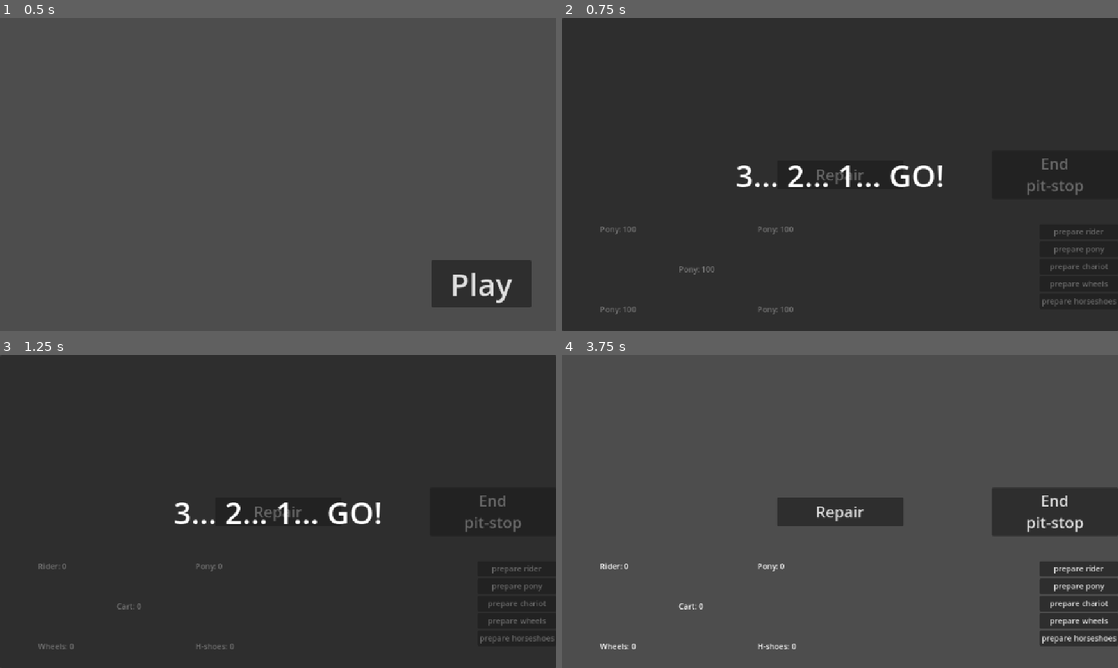
Above: before the commit, frames 1-4 (two rows, left to right).
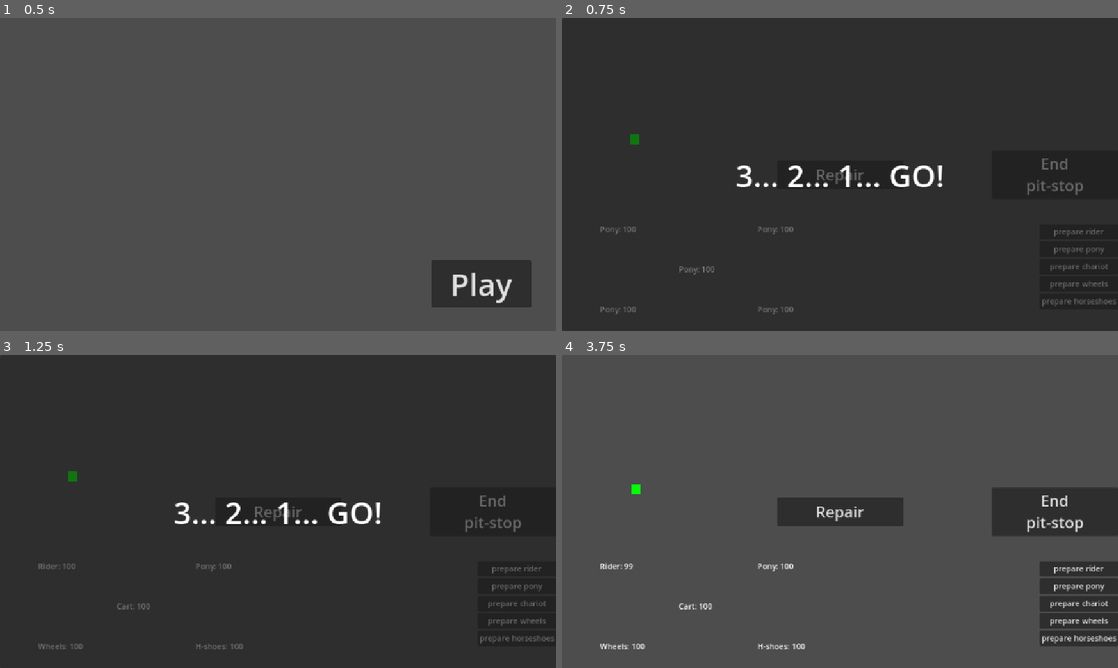
Above: after the commit, the same moments.

Repository: gams-n-such/GMTK2025
Game: Godot game, scene res://MainMenu/main_menu.tscn
The game is run twice, just before and just after one commit, with the same random seed, the same clock (stepped at 60 frames per second) and the same inputs.
Inputs:
- Up to frame 1 (0.5 s): no input
- Up to frame 2 (0.75 s): click "Play" at 0.5 s
- Up to frame 3 (1.25 s): no input
- Up to frame 4 (3.75 s): click "Repair" at 1.25 s; click "End pit-stop" at 2 s; click "prepare rider" at 2.75 s; click "prepare pony" at 3.5 s

Frame 1 is identical in both runs. In frame 2, less than 0.1% of the frame differs, in the area x 12-14%, y 37-41%; in frame 3, 0.2%; in frame 4, 0.2%, in the area x 11-44%, y 41-94%.
Error before the commit: Parse Error: Cannot return value of type "Array" because the function return type is "Dictionary[enum.gd.RACER_PART, RacerPart]". (res://Gameplay/Race/racer.gd…

Commit message:
more fixes

Diff:
--- a/Gameplay/Pit/gameplay_ui.gd
+++ b/Gameplay/Pit/gameplay_ui.gd
@@ -16,6 +16,11 @@
 
 func on_game_ended(completed: bool, part: Enum.RACER_PART) -> void:
 	%VBoxContainer.set_visible(true)
+
+	if completed:
+		var index = %VBoxContainer.get_children().find_custom(func(btn: StartMiniGameBtn): return btn.part == part)
+		%VBoxContainer.get_children()[index].set_disabled(true)
+
 	if completed:
 		print("completed ", Enum.RACER_PART.keys()[part])
 	else:
--- a/Gameplay/Race/racer.gd
+++ b/Gameplay/Race/racer.gd
@@ -39,7 +39,7 @@
 #region Parts
 
 var _cached_parts : Dictionary[Enum.RACER_PART, RacerPart]
-var all_parts : Dictionary[Enum.RACER_PART, RacerPart]:
+var all_parts : Array[RacerPart]:
 	get:
 		return _cached_parts.values()
 
